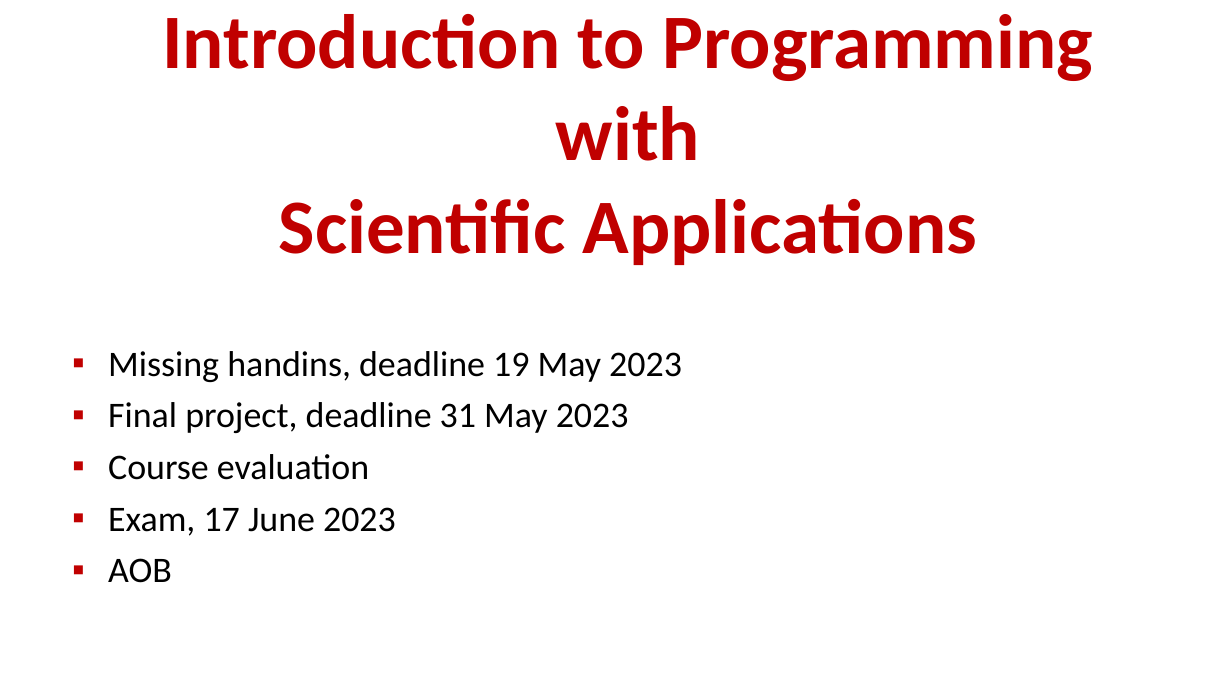
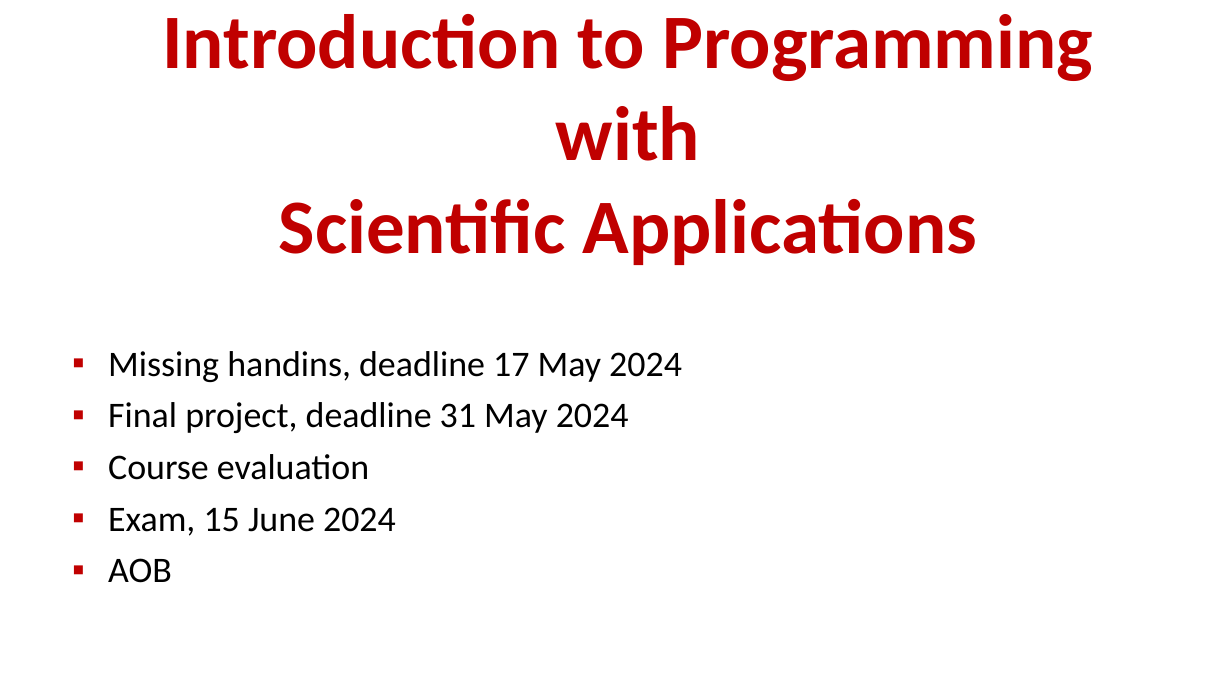
Before and after one commit to gsbrodal/gsbrodal.github.io, a slide deck: slide 1 of ipsa/slides/exam.pptx. Drawn at 1232x693 pixels with LibreOffice and Linux fonts; fonts in the diff are those of the drawing. Boxes give left, top, right and bottom in pixels: in the first picture for what was removed or moved away, otherwise in the second. Text is boxed around its words. In the diff, an @@ line names an element or a change of style, - is before the commit and + after.

Commit message:
exam-rules.md all-slides.pdf exam.pdf exam.pptx

```diff
--- a/ipsa/slides/exam.pptx
+++ b/ipsa/slides/exam.pptx
@@ text at (x1=108, y1=351, x2=682, y2=433): text changed @@
-▪ Missing handins, deadline 19 May 2023
-▪ Final project, deadline 31 May 2023
+▪ Missing handins, deadline 17 May 2024
+▪ Final project, deadline 31 May 2024
@@ text at (x1=108, y1=507, x2=396, y2=536): text changed @@
-▪ Exam, 17 June 2023
+▪ Exam, 15 June 2024
```
Also in this commit, not shown: 1 other slide changed, 3 other files.
